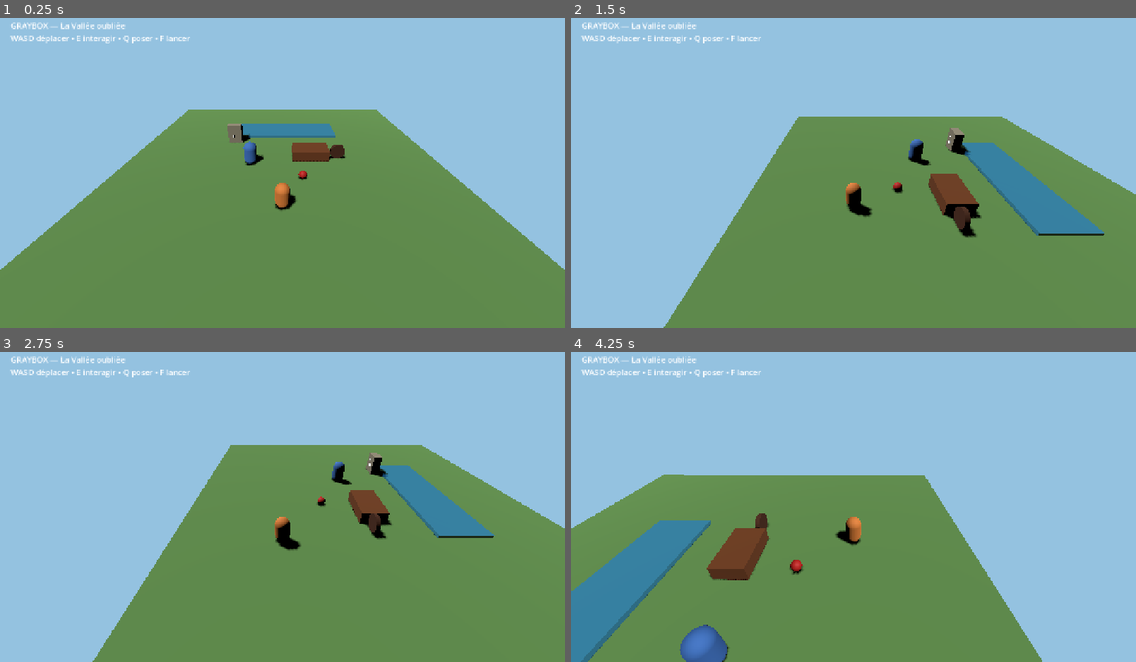
Above: before the commit, frames 1-4 (two rows, left to right).
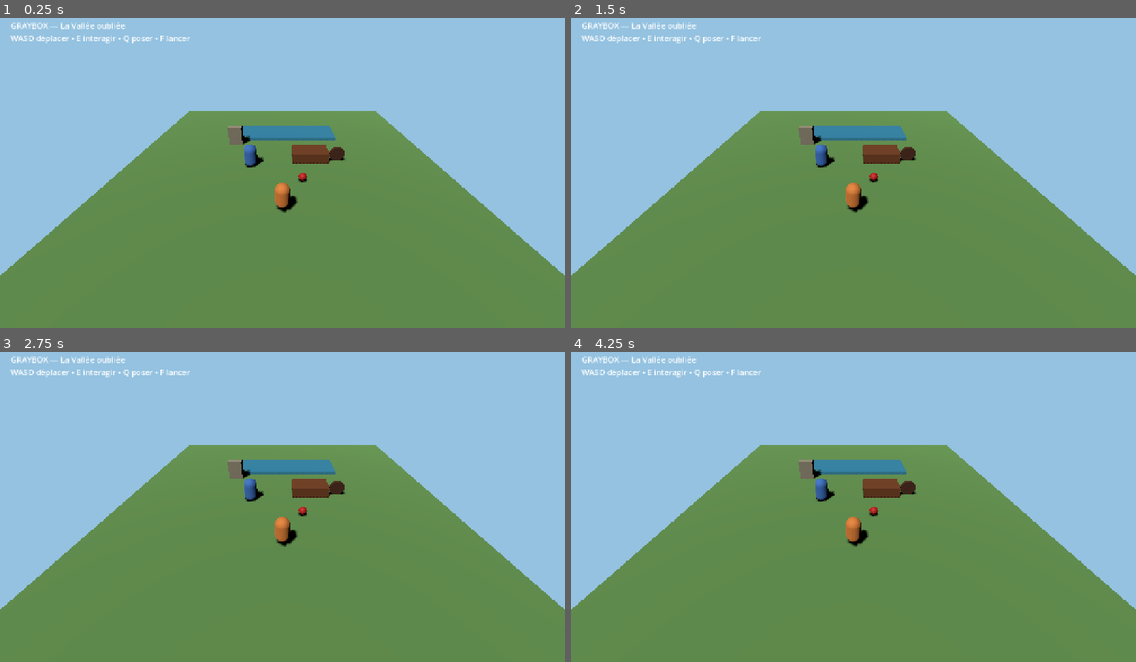
Above: after the commit, the same moments.

Repository: u2987920406-rgb/Grimoire
Game: Godot game, scene res://adventures/forgotten_valley/scenes/bootstrap.tscn
Same seed, same stepped clock (60 frames per second), same inputs: the game is played once before the commit and once after it.
Inputs (mouse positions are in pixels of both pictures, inside the frame that each line leads up to):
- Up to frame 1 (0.25 s): no input
- Up to frame 2 (1.5 s): tap Enter at 0.5 s; move the mouse to (977, 154) at 0.52 s; hold D (move_right) 0.53-1.25 s; hold Q (drop_object) 0.53-1.25 s; click (977, 154) at 0.67 s; drag from (740, 185) to (825, 231) at 1.27 s
- Up to frame 3 (2.75 s): tap Space at 2 s; move the mouse to (339, 432) at 2.02 s; hold D (move_right) from 2.03 s (still down); hold F (throw_object) from 2.03 s (still down)
- Up to frame 4 (4.25 s): release D (move_right) at 2.75 s; release F (throw_object) at 2.75 s; drag from (825, 565) to (684, 457) at 2.77 s; tap Enter at 3.5 s; move the mouse to (1023, 550) at 3.52 s; hold A (move_left) from 3.53 s (still down); hold E (interact) from 3.53 s (still down)

The runs differ from the first frame. In frame 1, 1.8% of the frame differs, in the area x 0-100%, y 29-83%; in frame 2, 23%; in frame 3, 21%; in frame 4, 26%, in the area x 0-100%, y 30-100%.
Error after the commit: Invalid access to property or key 'rotation' on a base object of type 'null instance'. (res://core/player/player_controller.gd:30)

Commit message:
feat(camera): decouple movement from mobile camera orbit

Diff:
--- a/core/player/player_controller.gd
+++ b/core/player/player_controller.gd
@@ -9,16 +9,29 @@
 @export var acceleration: float = 14.0
 @export var gravity: float = 18.0
 @export var throw_impulse: float = 4.5
+@export var camera_yaw_speed: float = 2.2
+@export var camera_pitch_speed: float = 1.4
+@export var camera_min_pitch_degrees: float = -58.0
+@export var camera_max_pitch_degrees: float = -22.0
 
 @onready var interaction_area: Area3D = $InteractionArea
 @onready var hold_anchor: Marker3D = $HoldAnchor
+@onready var camera_rig: Node3D = $"../CameraRig"
 
 var held_object: CarryableBody = null
 var controls_enabled: bool = true
 var touch_move_input: Vector2 = Vector2.ZERO
+var touch_look_input: Vector2 = Vector2.ZERO
 var _current_target: Node = null
+var _camera_yaw: float = 0.0
+var _camera_pitch: float = deg_to_rad(-34.0)
+
+func _ready() -> void:
+	_camera_yaw = camera_rig.rotation.y
+	_camera_pitch = camera_rig.rotation.x
 
 func _physics_process(delta: float) -> void:
+	_update_camera(delta)
 	_update_interaction_target()
 
 	if not controls_enabled:
@@ -31,8 +44,15 @@
 	var input_vector := keyboard_input + touch_move_input
 	if input_vector.length_squared() > 1.0:
 		input_vector = input_vector.normalized()
-	var desired_direction := Vector3(input_vector.x, 0.0, input_vector.y)
 
+	var camera_forward := -camera_rig.global_transform.basis.z
+	camera_forward.y = 0.0
+	camera_forward = camera_forward.normalized()
+	var camera_right := camera_rig.global_transform.basis.x
+	camera_right.y = 0.0
+	camera_right = camera_right.normalized()
+
+	var desired_direction := camera_right * input_vector.x + camera_forward * -input_vector.y
 	if desired_direction.length_squared() > 1.0:
 		desired_direction = desired_direction.normalized()
 
@@ -46,7 +66,7 @@
 		velocity.y = 0.0
 
 	if desired_direction.length_squared() > 0.001:
-		var target_yaw := atan2(desired_direction.x, -desired_direction.z)
+		var target_yaw := atan2(desired_direction.x, desired_direction.z)
 		rotation.y = lerp_angle(rotation.y, target_yaw, minf(1.0, 10.0 * delta))
 
 	move_and_slide()
@@ -68,6 +88,22 @@
 	if event.is_action_pressed("throw_object"):
 		request_throw()
 		get_viewport().set_input_as_handled()
+
+func _update_camera(delta: float) -> void:
+	camera_rig.global_position = global_position + Vector3(0.0, 0.9, 0.0)
+
+	if not controls_enabled:
+		return
+
+	_camera_yaw -= touch_look_input.x * camera_yaw_speed * delta
+	_camera_pitch -= touch_look_input.y * camera_pitch_speed * delta
+	_camera_pitch = clamp(
+		_camera_pitch,
+		deg_to_rad(camera_min_pitch_degrees),
+		deg_to_rad(camera_max_pitch_degrees)
+	)
+
+	camera_rig.rotation = Vector3(_camera_pitch, _camera_yaw, 0.0)
 
 func _update_interaction_target() -> void:
 	var nearest: Node = null
@@ -92,6 +128,9 @@
 
 func set_touch_move_input(value: Vector2) -> void:
 	touch_move_input = value.limit_length(1.0)
+
+func set_touch_look_input(value: Vector2) -> void:
+	touch_look_input = value.limit_length(1.0)
 
 func request_interact() -> void:
 	if not controls_enabled or _current_target == null:
